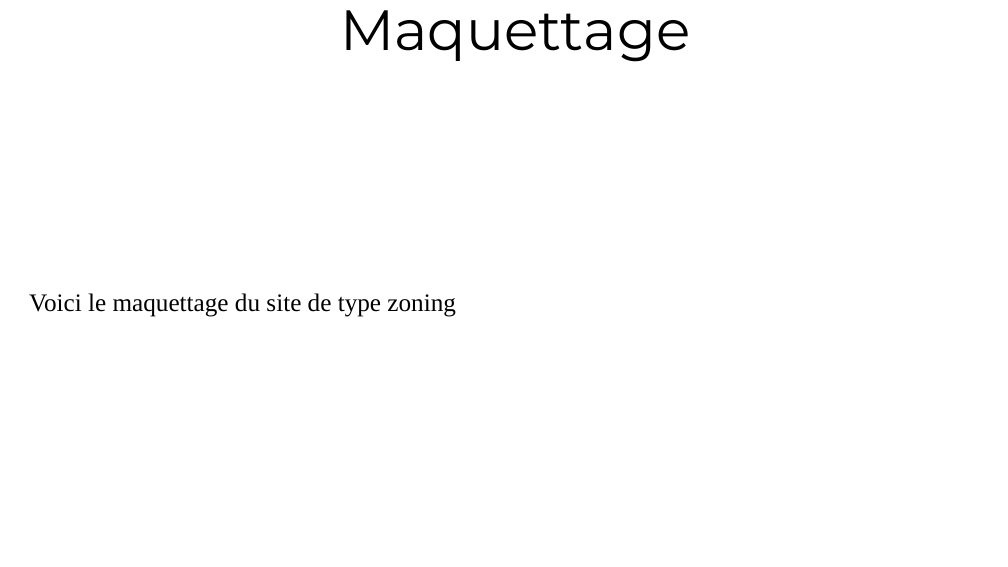
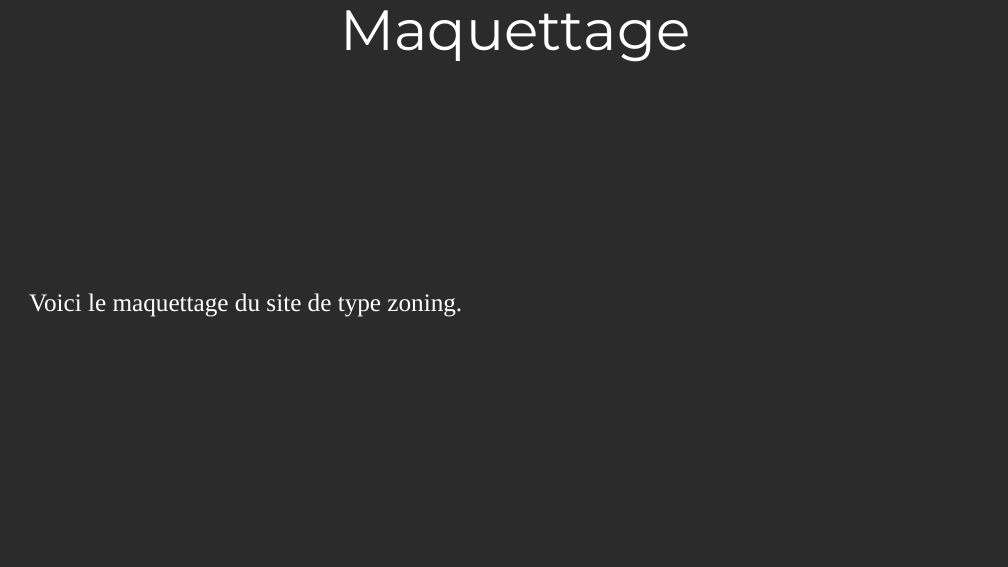
Before and after one commit to Jarzaguet/portfolio_Jarzaguet_Frederic, a slide deck: slide 2 of documents/Maquettage du site.pptx. Drawn at 1008x567 pixels with LibreOffice and Linux fonts; fonts in the diff are those of the drawing; background and template pictures are left out; a plain dark background stands for a picture behind light text. Boxes give left, top, right and bottom in pixels: in the first picture for what was removed or moved away, otherwise in the second. Text is boxed around its words. In the diff, an @@ line names an element or a change of style, - is before the commit and + after.

```diff
--- a/documents/Maquettage du site.pptx
+++ b/documents/Maquettage du site.pptx
@@ title "Maquettage" at [340,10,690,62]: text colour #000000 to #FFFFFF @@
@@ subtitle at [29,293,462,317]: text changed; text colour #000000 to #FFFFFF @@
-Voici le maquettage du site de type zoning
+Voici le maquettage du site de type zoning.
```
Also in this commit, not shown: 1 other slide changed, 6 other files.
